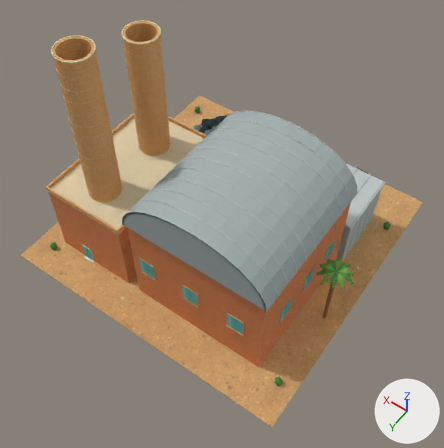
Before and after pictures for a commit that changed the glTF model game/assets/desert-dreams-3d/207-blender.glb.
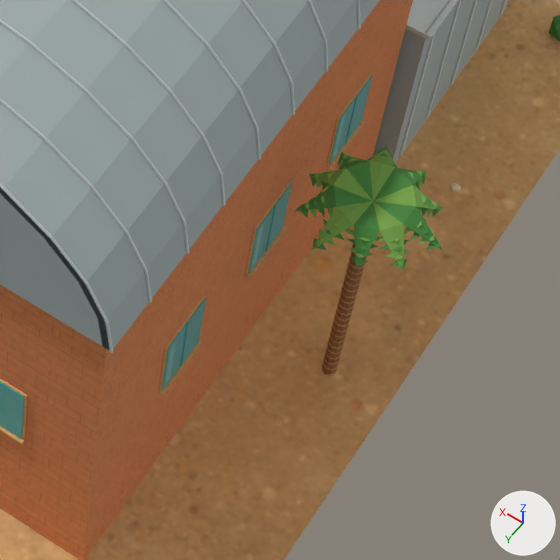
The first picture shows the older version from a camera (50 mm lens) standing at (-46.7, 67.8, 106.8) and looking at (-5.4, 10.0, 16.0). The close-ups show the older and then the newer version on the part from 53% to 87% of the width and 49% to 82% of the height of that picture. Only the edits that show in the close-ups are written down. The lights are fixed; the arrows at lower right show +X, +Y and +Z. Objects named as collision shapes, trigger or cutter boxes, shadow casters or lower levels of detail are left out. Vertices at exactly the same position are counted once.

The first close-up shows 'barrel-hall-twin-stack-coal-plant brick • limestone', 'barrel-hall-twin-stack-coal-plant brick_light • limestone', 'barrel-hall-twin-stack-coal-plant equipment', 'barrel-hall-twin-stack-coal-plant foliage.001', 'barrel-hall-twin-stack-coal-plant glass.001', 'barrel-hall-twin-stack-coal-plant leaflight.001', 'barrel-hall-twin-stack-coal-plant metal_light', 'barrel-hall-twin-stack-coal-plant sand • desert-sand', 'barrel-hall-twin-stack-coal-plant wood', 'barrel-hall-twin-stack-coal-plant wood_light' and 4 more.
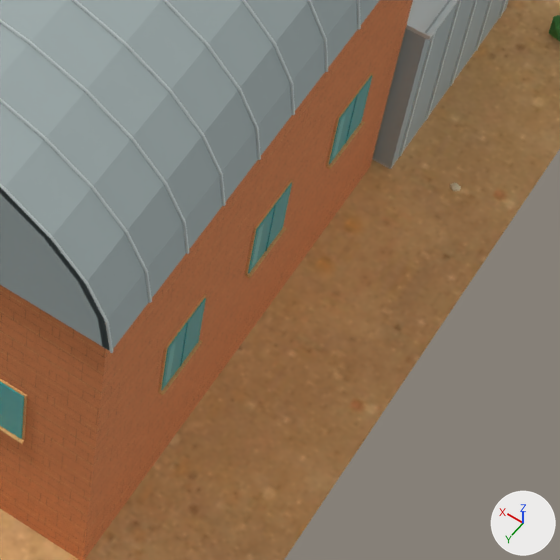
Pixel boxes [x1, y1, x2, y2] of what changed, in the close-ups (560 x 560 px):
'barrel-hall-twin-stack-coal-plant foliage.001', reshaped: before [295, 15, 560, 269]; after [549, 15, 560, 41]
'barrel-hall-twin-stack-coal-plant leaflight.001', reshaped (not visible afterwards): before [305, 33, 555, 272]
'barrel-hall-twin-stack-coal-plant wood', deleted (brown): before [322, 244, 367, 374]
'barrel-hall-twin-stack-coal-plant wood_light', deleted: before [322, 244, 369, 376]
part 1 of me_palm_leaflets_002, deleted (green): before [295, 146, 443, 269]
part 2 of me_faceted_palm_crown, deleted (green): before [305, 150, 442, 272]

The change, as a list of edits to the scene's bpy script:
```text
Change me_palm_leaflets_002:
    used by ob_barrel_hall_twin_stack_coal_plant_foliage_001; location = (0.0, 0.0, 0.0)
    remove me_palm_leaflets_002.from_pydata(...)  # 221 vertices, 260 faces; spans x -31.8..28.8, y -26.7..26.7, z 0.0..16.6
    add me_palm_leaflets_002.from_pydata(...)  # 120 vertices, 200 faces; spans x -28.8..28.8, y -26.7..26.7, z 0.0..2.0
    me_palm_leaflets_002 part 1: 21 loose pieces with 101 vertices, spanning x -31.8..-24.6, y 3.5..10.5, z 15.2..16.6, are deleted
Change me_faceted_palm_crown:
    used by ob_barrel_hall_twin_stack_coal_plant_leaflight_001; location = (0.0, 0.0, 0.0)
    remove me_faceted_palm_crown.from_pydata(...)  # 161 vertices, 160 faces; spans x -31.3..28.7, y -26.3..26.5, z 0.0..16.6
    add me_faceted_palm_crown.from_pydata(...)  # 60 vertices, 100 faces; spans x -28.1..28.7, y -26.3..26.5, z 0.0..1.2
    me_faceted_palm_crown part 2: 21 loose pieces with 101 vertices, spanning x -31.3..-24.6, y 3.4..10.6, z 15.2..16.6, are deleted
Remove ob_barrel_hall_twin_stack_coal_plant_wood:
    ob_barrel_hall_twin_stack_coal_plant_wood = bpy.data.objects.new('barrel-hall-twin-stack-coal-plant wood', me_cylinder_004)
    ob_barrel_hall_twin_stack_coal_plant_wood.location = (0.0, 0.0, 0.0)
Remove ob_barrel_hall_twin_stack_coal_plant_wood_light:
    ob_barrel_hall_twin_stack_coal_plant_wood_light = bpy.data.objects.new('barrel-hall-twin-stack-coal-plant wood_light', me_cylinder_005)
    ob_barrel_hall_twin_stack_coal_plant_wood_light.location = (0.0, 0.0, 0.0)
```
